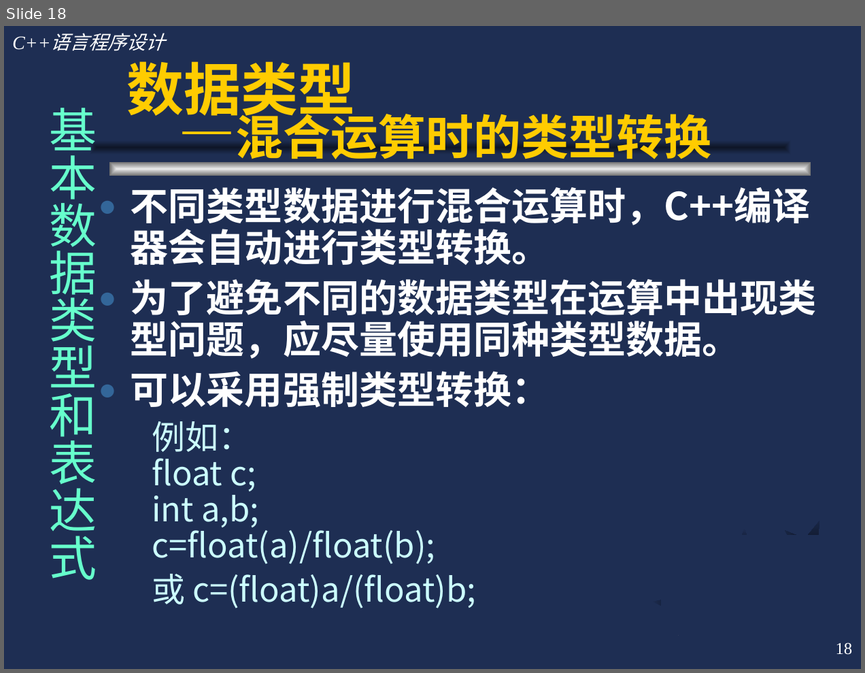
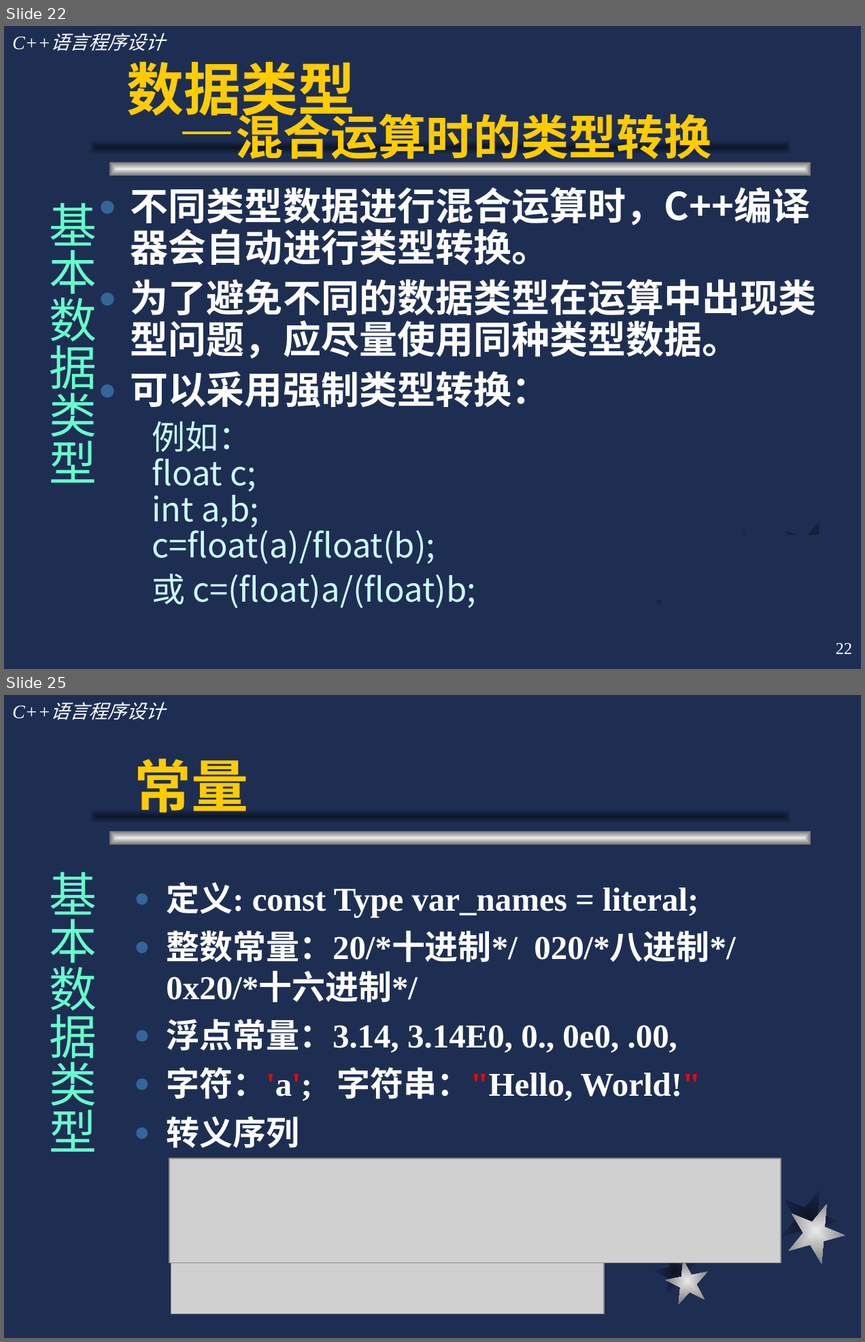
Before and after one commit to cugwhp/OOPCPP, a slide deck: 02.PPT/Ch2-C++语言概述/c++2.ppt. Shown one above the other, each under a label of ours: slide 18 before the commit, slides 22 and 25 after it; the slides between them are not shown. The pictures are 865x673 and 865x1342 pixels, drawn with LibreOffice and Linux fonts; fonts in the diff are those of the drawing; grey boxes stand for pictures. Boxes give left, top, right and bottom in pixels: in the first picture for what was removed or moved away, otherwise in the second. Text is boxed around its words. In the diff, an @@ line names an element or a change of style, - is before the commit and + after.

```diff
--- a/02.PPT/Ch2-C++语言概述/c++2.ppt
+++ b/02.PPT/Ch2-C++语言概述/c++2.ppt
@@ slide 25 added at (4, 695, 861, 1338), background #1E2E53; not listed: 7 template elements that a slide beside it also shows @@
@@ title added at (134, 758, 248, 813), 48 pt, text #FFCC00, bold @@
+常量
@@ text added at (49, 872, 96, 1151), 40 pt, text #66FFCC @@
+基本数据类型
@@ text added at (166, 882, 735, 1148), 28 pt, text #FFFFFF, bold @@
+● 定义: const Type var_names = literal;
+● 整数常量：20/*十进制*/ 020/*八进制*/ 0x20/*十六进制*/
+● 浮点常量：3.14, 3.14E0, 0., 0e0, .00,
+● 字符：'a'; 字符串："Hello, World!"
+● 转义序列
@@ picture added at (169, 1157, 781, 1262) @@
@@ picture added at (171, 1262, 604, 1312) @@
@@ what was slide 18 is now slide 22 @@
@@ slide 22 changed as well @@
@@ text at (49, 203, 96, 482): text changed @@
-基本数据类型和表达式
+基本数据类型
@@ page number at (836, 642, 853, 654): text changed @@
-18
+22
```
Also in this commit, not shown: 67 other slides changed, 12 other slides added, 6 slides removed, 4 other files.
